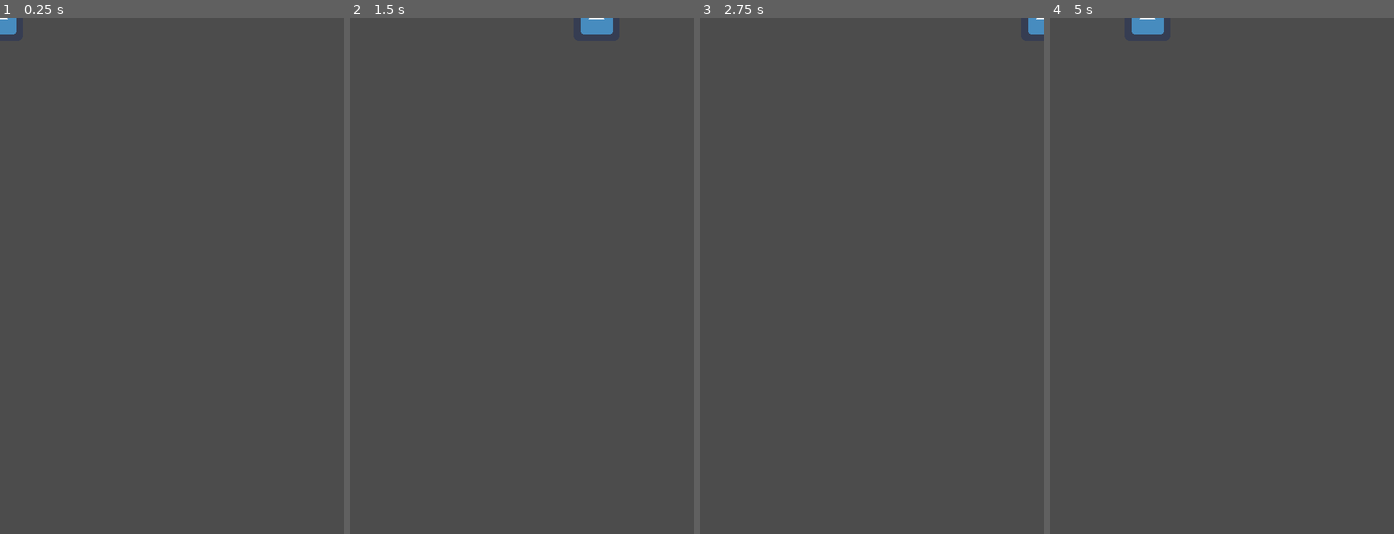
Above: before the commit, frames 1-4 (left to right).
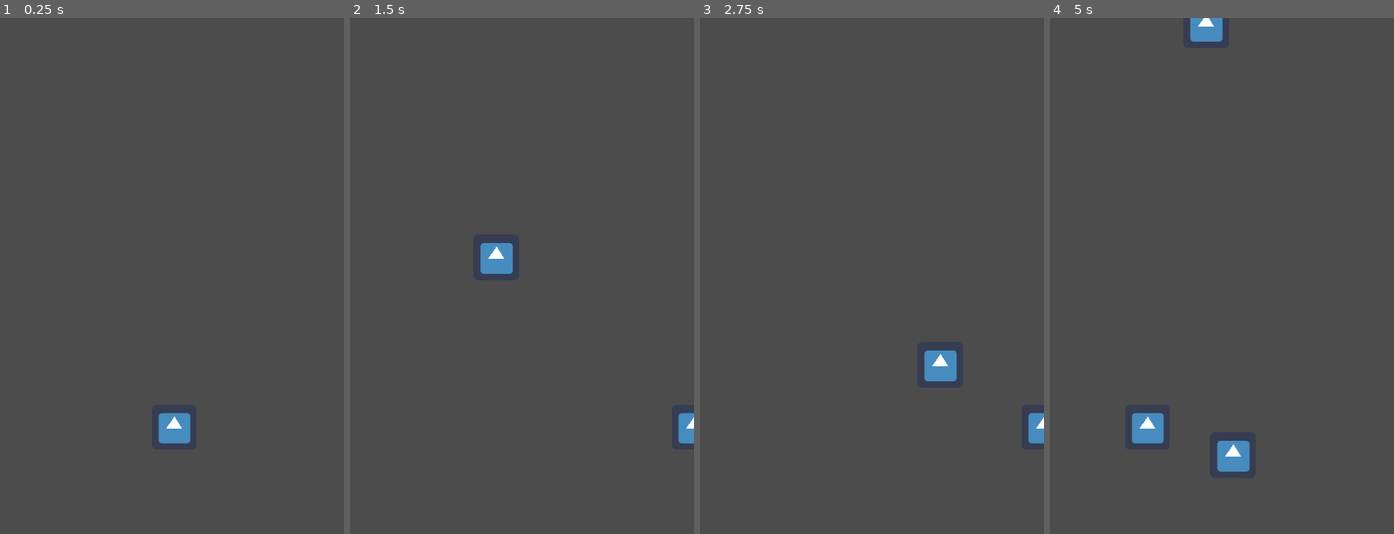
Above: after the commit, the same moments.

Repository: eastonman/trivialwar
Game: Godot game, scene res://Main.tscn
Same seed, same stepped clock (60 frames per second), same inputs: the game is played once before the commit and once after it. Before the commit the project starts from res://player/Area2D.tscn. The engine's default icon, where the game draws it, is replaced by a stand-in: a white triangle on a blue panel in a dark square.
Inputs (mouse positions are in pixels of both pictures, inside the frame that each line leads up to):
- Up to frame 1 (0.25 s): no input
- Up to frame 2 (1.5 s): tap Enter at 0.5 s; move the mouse to (597, 250) at 0.52 s; hold Right (move_right) 0.53-1.25 s; click (597, 250) at 0.67 s; drag from (453, 301) to (504, 379) at 1.27 s
- Up to frame 3 (2.75 s): move the mouse to (906, 162) at 2.02 s; hold Right (move_right) from 2.03 s (still down)
- Up to frame 4 (5 s): release Right (move_right) at 2.75 s; drag from (1204, 379) to (1118, 198) at 2.77 s; move the mouse to (1325, 353) at 3.52 s; hold Left (move_left) 3.53-4.25 s; drag from (1118, 198) to (1170, 147) at 4.27 s

The runs differ from the first frame. In frame 1, 0.7% of the frame differs, in the area x 0-56%, y 0-83%; in frame 2, 1.1%; in frame 3, 1.0%; in frame 4, 1.9%, in the area x 23-59%, y 0-88%.

Commit message:
add player

Diff:
--- a/Main.tscn
+++ b/Main.tscn
@@ -1,11 +1,12 @@
-[gd_scene load_steps=4 format=2]
+[gd_scene load_steps=5 format=2]
 
 [ext_resource path="res://enemy/Mob.tscn" type="PackedScene" id=1]
+[ext_resource path="res://player/Player.tscn" type="PackedScene" id=2]
 [ext_resource path="res://main.gd" type="Script" id=3]
 
 [sub_resource type="Curve2D" id=1]
 _data = {
-"points": PoolVector2Array( 0, 0, 0, 0, 4, 9, 0, 0, 0, 0, 1079, 6, 0, 0, 0, 0, 1082, 31, 0, 0, 0, 0, 4, 32, 0, 0, 0, 0, 4, 9 )
+"points": PoolVector2Array( 0, 0, 0, 0, 0, 0, 0, 0, 0, 0, 480, 0, 0, 0, 0, 0, 480, 24, 0, 0, 0, 0, 0, 24, 0, 0, 0, 0, 0, 0 )
 }
 
 [node name="Main" type="Node"]
@@ -18,8 +19,11 @@
 curve = SubResource( 1 )
 
 [node name="MobSpawnPosition" type="PathFollow2D" parent="MobSpawnPath"]
-position = Vector2( 4, 9 )
 rotation = -0.00279073
 rotate = false
 
+[node name="Player" parent="." instance=ExtResource( 2 )]
+position = Vector2( 243, 571 )
+scale = Vector2( 0.982465, 0.981797 )
+
 [connection signal="timeout" from="MobTimer" to="." method="_on_MobTimer_timeout"]
--- a/enemy/Mob.tscn
+++ b/enemy/Mob.tscn
@@ -7,12 +7,11 @@
 script = ExtResource( 2 )
 
 [node name="Sprite" type="Sprite" parent="."]
-scale = Vector2( 2, 2 )
 texture = ExtResource( 1 )
 
 [node name="VisibilityNotifier2D" type="VisibilityNotifier2D" parent="."]
 
 [node name="CollisionPolygon2D" type="CollisionPolygon2D" parent="."]
-polygon = PoolVector2Array( -63, -57, 61, -59, 58, 54, -61, 57 )
+polygon = PoolVector2Array( -31, -32, 30, -33, 29, 26, -27, 29 )
 
 [connection signal="screen_exited" from="VisibilityNotifier2D" to="." method="_on_VisibilityNotifier2D_screen_exited"]
--- a/player/player.gd
+++ b/player/player.gd
@@ -44,6 +44,7 @@
 
 func _on_Player_body_entered(body):
 	hide()
+	print("Player hit")
 	emit_signal("hit")
 	$CollisionPolygon2D.set_deferred("disabled", true)
 
--- a/project.godot
+++ b/project.godot
@@ -21,7 +21,7 @@
 [application]
 
 config/name="trivialwar"
-run/main_scene="res://player/Area2D.tscn"
+run/main_scene="res://Main.tscn"
 config/icon="res://icon.png"
 
 [autoload]
Renamed: player/Area2D.tscn -> player/Player.tscn
